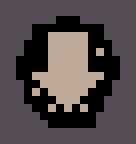
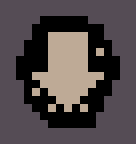
The second 136px x 144px image is a revision of the first. Changes to its layers:
added layer "MouseCursorWait.png" above "Background" over [40, 16, 88, 24]
